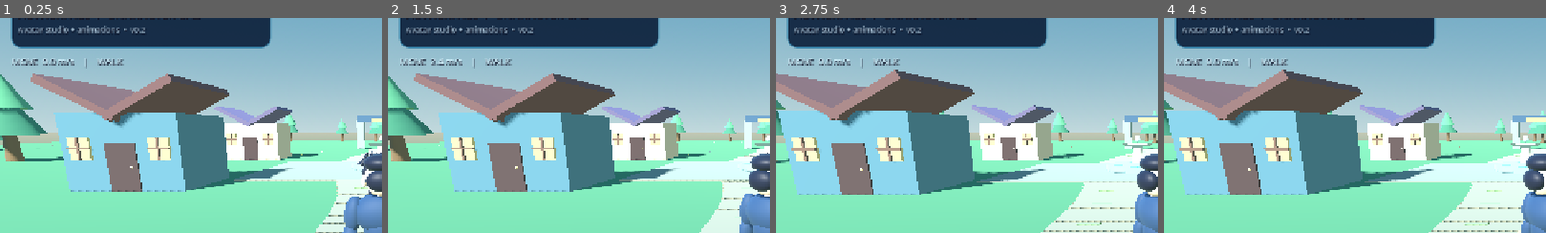
Above: before the commit, frames 1-4 (left to right).
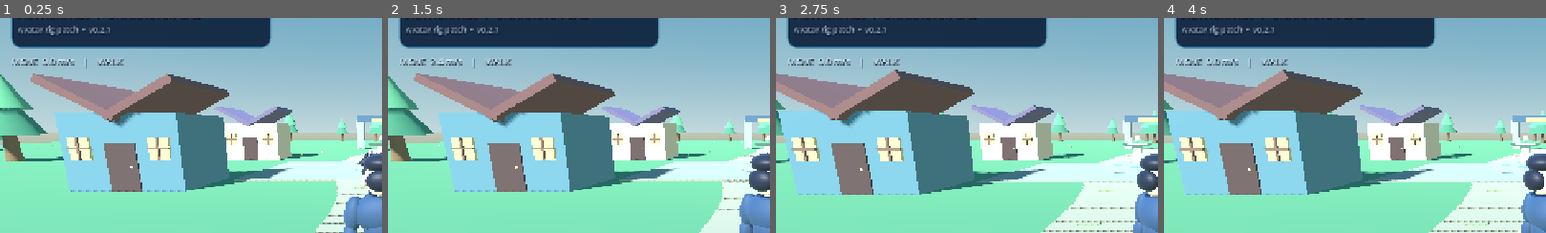
Above: after the commit, the same moments.

Repository: demetrecerrone-star/Aetherfall
Game: Godot game, scene res://scenes/main.tscn
Two runs of this game, one before a commit and one after it. Both use one fixed random seed, a clock stepped at 60 frames per second and the inputs below.
Inputs (mouse positions are % of the whole screen's width and height, from its top left):
- Up to frame 1 (0.25 s): no input
- Up to frame 2 (1.5 s): click "JUMP" at 0.5 s; drag from (10, 81) to (60, 28) at 1.27 s
- Up to frame 3 (2.75 s): drag from (30, 55) to (45, 70) at 2.02 s
- Up to frame 4 (4 s): click "RUN OFF" at 2.75 s; click "RUN ON" at 3.5 s
The pictures show only the part of the screen within x 0-50%, y 6-56%; the shares and areas given below are measured in that part.

The runs differ from the first frame. In frame 1, 0.4% of the frame differs, in the area x 12-38%, y 3-9%; in frame 2, 0.4%; in frame 3, 0.4%; in frame 4, 0.4%.

Commit message:
v0.2.1 correct mobile presentation and test configuration: scripts/touch_hud.gd

Diff:
--- a/scripts/touch_hud.gd
+++ b/scripts/touch_hud.gd
@@ -69,7 +69,7 @@
 	header_stack.mouse_filter = Control.MOUSE_FILTER_IGNORE
 	header.add_child(header_stack)
 	header_stack.add_child(_make_label("AETHERFALL  /  CHARACTER LAB", 20, Color("d9c188")))
-	header_stack.add_child(_make_label("Avatar studio + animations  •  v0.2", 13, Color("acc6d9")))
+	header_stack.add_child(_make_label("Avatar rig patch  •  v0.2.1", 13, Color("acc6d9")))
 
 	_status_label = _make_label("MOVE  0.0 m/s", 15, Color("d5f4ff"))
 	_status_label.anchor_left = 0.015
@@ -78,6 +78,7 @@
 	_status_label.anchor_bottom = 0.145
 	_status_label.offset_bottom = 40
 	root.add_child(_status_label)
+	_status_label.visible = not OS.has_feature("mobile") and not OS.has_feature("android")
 
 	var tip := _make_label("LEFT STICK  MOVE   •   RIGHT SWIPE  CAMERA", 13, Color("e5f1f8"))
 	tip.anchor_left = 0.44
@@ -86,6 +87,7 @@
 	tip.offset_bottom = 28
 	tip.horizontal_alignment = HORIZONTAL_ALIGNMENT_RIGHT
 	root.add_child(tip)
+	tip.visible = not OS.has_feature("mobile") and not OS.has_feature("android")
 
 	_joystick = Control.new()
 	_joystick.name = "VirtualJoystick"
@@ -147,6 +149,7 @@
 	desktop_help.offset_bottom = -10
 	desktop_help.horizontal_alignment = HORIZONTAL_ALIGNMENT_CENTER
 	root.add_child(desktop_help)
+	desktop_help.visible = not OS.has_feature("mobile") and not OS.has_feature("android")
 
 func _on_run_pressed() -> void:
 	_run = not _run
